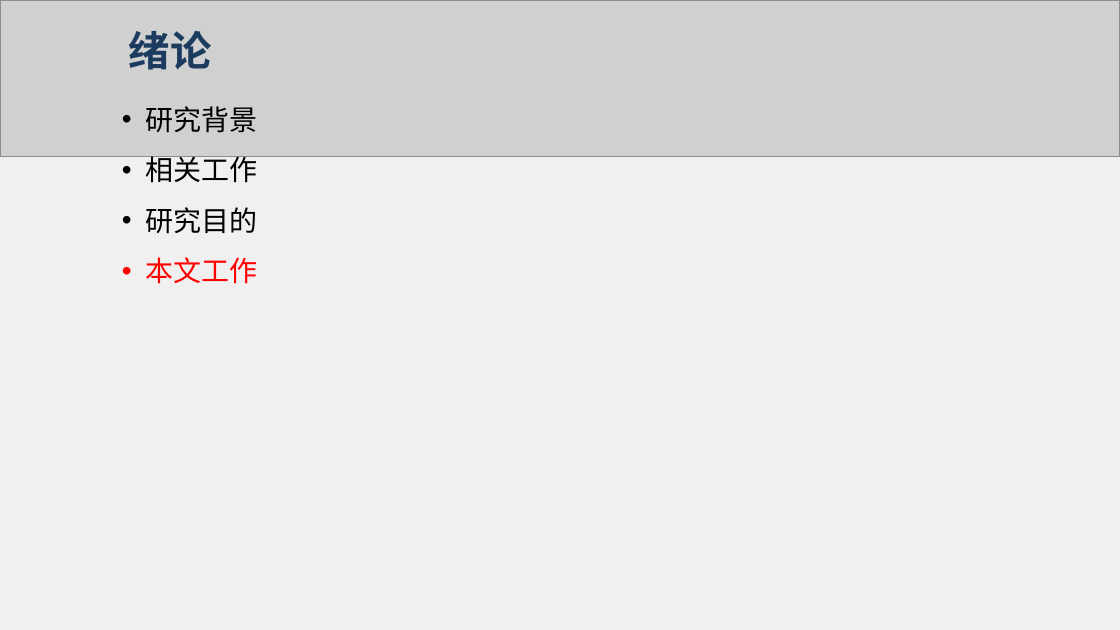
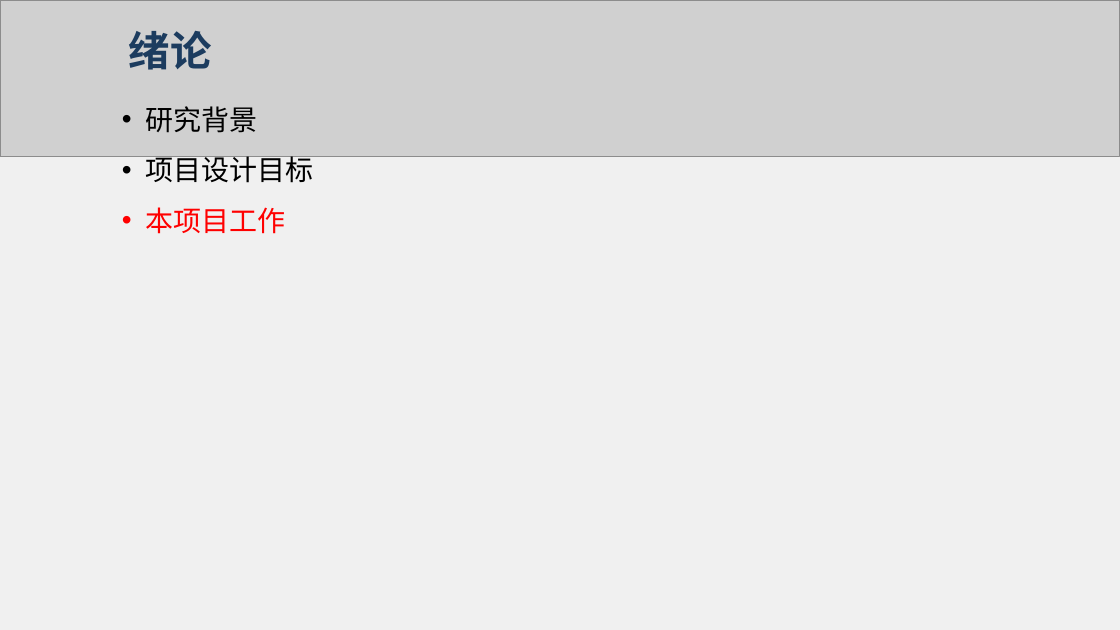
Before and after one commit to flying-rind/mini-Rust-os, a slide deck: slide 12 of tutorial/一种基于Rust语言的操作系统内核服务可靠性增强设计与实现.pptx (slide 17 before the commit). Drawn at 1120x630 pixels with LibreOffice and Linux fonts; fonts in the diff are those of the drawing; grey boxes stand for pictures. Boxes give left, top, right and bottom in pixels: in the first picture for what was removed or moved away, otherwise in the second. Text is boxed around its words. In the diff, an @@ line names an element or a change of style, - is before the commit and + after.

```diff
--- a/tutorial/一种基于Rust语言的操作系统内核服务可靠性增强设计与实现.pptx
+++ b/tutorial/一种基于Rust语言的操作系统内核服务可靠性增强设计与实现.pptx
@@ text at (145, 156, 313, 234): text changed @@
-• 相关工作
-• 研究目的
-• 本文工作
+• 项目设计目标
+• 本项目工作
```
Also in this commit, not shown: 18 other slides changed, 4 slides added, 11 slides removed, 1 other file.
